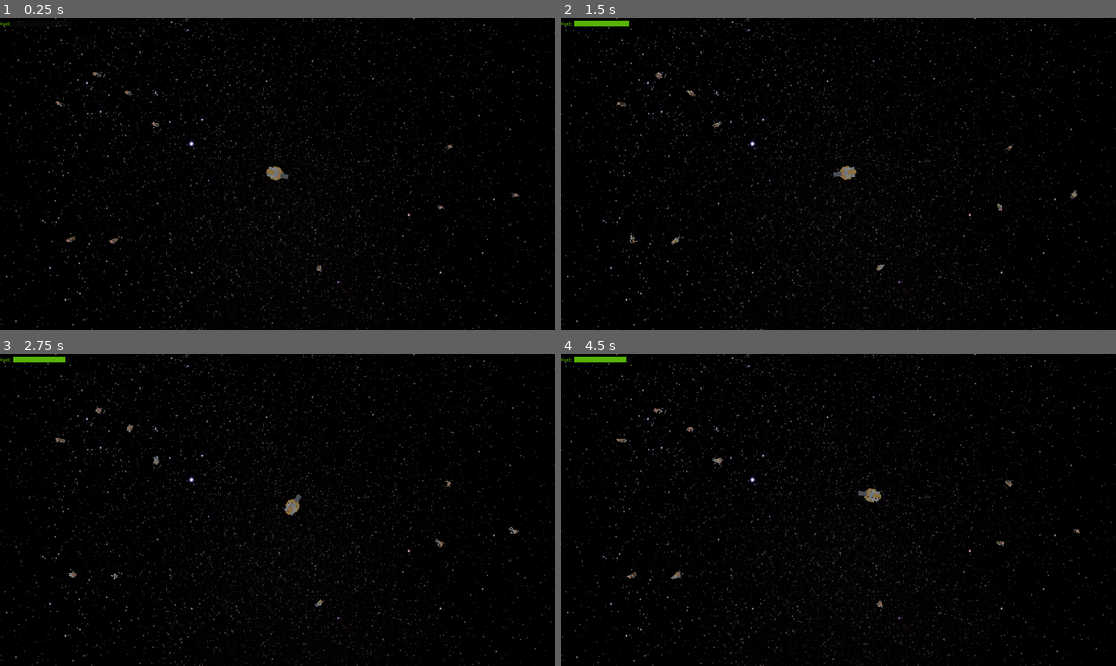
Above: before the commit, frames 1-4 (two rows, left to right).
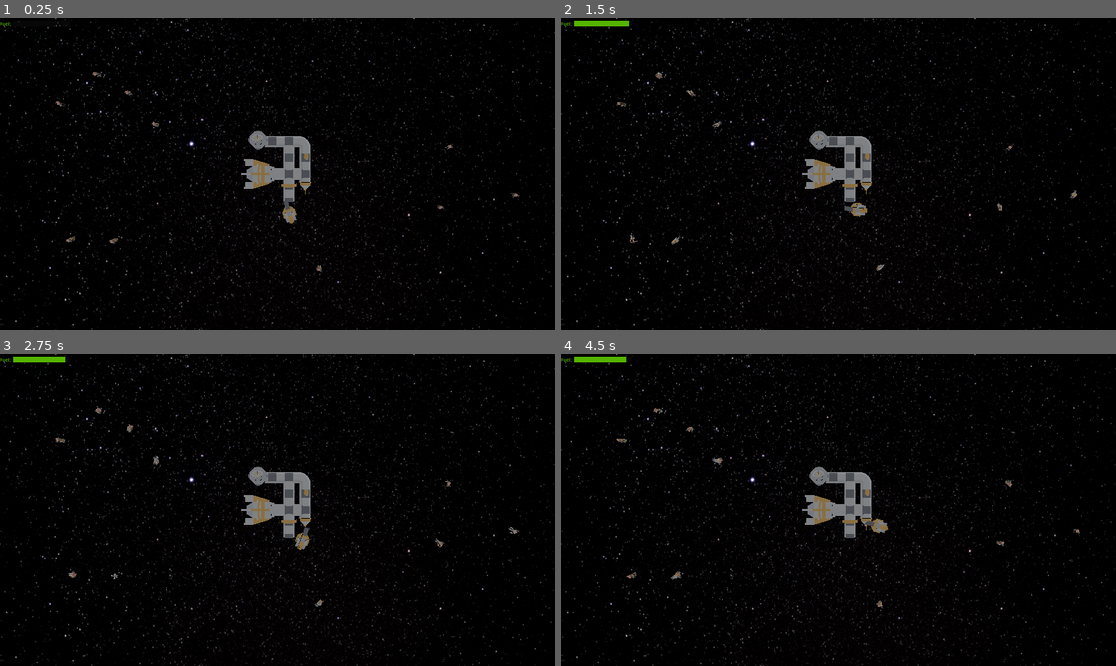
Above: after the commit, the same moments.

Repository: SiJiL82/limited-space
Game: Godot game, scene res://assets/Scenes/world.tscn
Same seed, same stepped clock (60 frames per second), same inputs: the game is played once before the commit and once after it.
Inputs (mouse positions are in pixels of both pictures, inside the frame that each line leads up to):
- Up to frame 1 (0.25 s): no input
- Up to frame 2 (1.5 s): move the mouse to (960, 158) at 0.52 s; hold Space (thruster) 0.53-1.28 s; move the mouse to (727, 189) at 1.27 s
- Up to frame 3 (2.75 s): move the mouse to (333, 441) at 2.02 s; hold Space (thruster) from 2.03 s (still down)
- Up to frame 4 (4.5 s): move the mouse to (810, 572) at 2.77 s; move the mouse to (1005, 556) at 3.52 s; release Space (thruster) at 3.53 s; move the mouse to (672, 463) at 4.27 s

The runs differ from the first frame. In frame 1, 1.6% of the frame differs, in the area x 43-57%, y 36-66%; in frame 2, 1.6%; in frame 3, 1.6%; in frame 4, 1.7%, in the area x 43-59%, y 36-60%.

Commit message:
Add space station and player spawn location

Diff:
--- a/assets/Scenes/world.tscn
+++ b/assets/Scenes/world.tscn
@@ -7,6 +7,7 @@
 [ext_resource type="PackedScene" uid="uid://cjo7e2pn2ld76" path="res://assets/meshes/craft_racer.glb" id="5_o38gu"]
 [ext_resource type="Script" path="res://scripts/Engines.gd" id="6_qj61n"]
 [ext_resource type="Script" path="res://scripts/Fuel.gd" id="7_t456d"]
+[ext_resource type="PackedScene" uid="uid://b3htof6nno8ja" path="res://assets/meshes/space_station.glb" id="8_jqhqs"]
 
 [sub_resource type="StyleBoxFlat" id="StyleBoxFlat_gp4yg"]
 bg_color = Color(0.333333, 0.705882, 0, 1)
@@ -18,10 +19,14 @@
 [sub_resource type="ORMMaterial3D" id="ORMMaterial3D_wl3o5"]
 albedo_color = Color(1, 0.337255, 0.0980392, 1)
 
-[node name="World" type="Node3D"]
+[sub_resource type="ConvexPolygonShape3D" id="ConvexPolygonShape3D_tssb0"]
+
+[node name="World" type="Node3D" node_paths=PackedStringArray("player", "player_spawn")]
 transform = Transform3D(1, 0, 0, 0, 1, 0, 0, 0, 1, 0.57782, 0, 0.176666)
 script = ExtResource("1_mp68m")
 num_astronauts = 10
+player = NodePath("Player")
+player_spawn = NodePath("SpaceStation/PlayerSpawn")
 
 [node name="UI" type="CanvasLayer" parent="."]
 
@@ -64,6 +69,7 @@
 transform = Transform3D(1, 0, 0, 0, -4.37114e-08, 1, 0, -1, -4.37114e-08, 0, 200, 0)
 
 [node name="Player" type="RigidBody3D" parent="." node_paths=PackedStringArray("camera")]
+transform = Transform3D(1, 0, 0, 0, 1, 0, 0, 0, 1, 73.6728, 0, 36.6415)
 gravity_scale = 0.0
 script = ExtResource("4_wpgq8")
 camera = NodePath("../Camera3D")
@@ -95,3 +101,12 @@
 
 [node name="Fuel" type="Node3D" parent="Player"]
 script = ExtResource("7_t456d")
+
+[node name="SpaceStation" type="StaticBody3D" parent="."]
+
+[node name="space_station" parent="SpaceStation" instance=ExtResource("8_jqhqs")]
+transform = Transform3D(12, 0, 0, 0, 12, 0, 0, 0, 12, 8.34704, 0, 0)
+shape = SubResource("ConvexPolygonShape3D_tssb0")
+
+[node name="PlayerSpawn" type="Node3D" parent="SpaceStation"]
+transform = Transform3D(1, 0, 0, 0, 1, 0, 0, 0, 1, 8.18587, 0, 27.2142)
--- a/scripts/World.gd
+++ b/scripts/World.gd
@@ -1,6 +1,8 @@
 extends Node3D
 
 @export var num_astronauts: int = 4
+@export var player: RigidBody3D
+@export var player_spawn: Node3D
 
 var StrandedAstronaut = preload("res://assets/Scenes/astronaut_floating.tscn")
 var rng = RandomNumberGenerator.new()
@@ -8,6 +10,7 @@
 # Called when the node enters the scene tree for the first time.
 func _ready():
 	spawn_astronauts(num_astronauts)
+	position_player()
 
 func spawn_astronauts(astronauts_to_spawn):
 	for i in astronauts_to_spawn:
@@ -32,3 +35,7 @@
 		spawnZ = rng.randf_range(-height, height)
 
 	return Vector3(spawnX, 0, spawnZ)
+
+func position_player():
+	player.position = player_spawn.position
+	player.rotate_object_local(Vector3(0, 1, 0), deg_to_rad(90))
Not shown: 1 places in assets/Scenes/world.tscn that only renumber resources
Binary file added: assets/meshes/space_station.glb
Not shown, added: assets/meshes/space_station.glb.import
